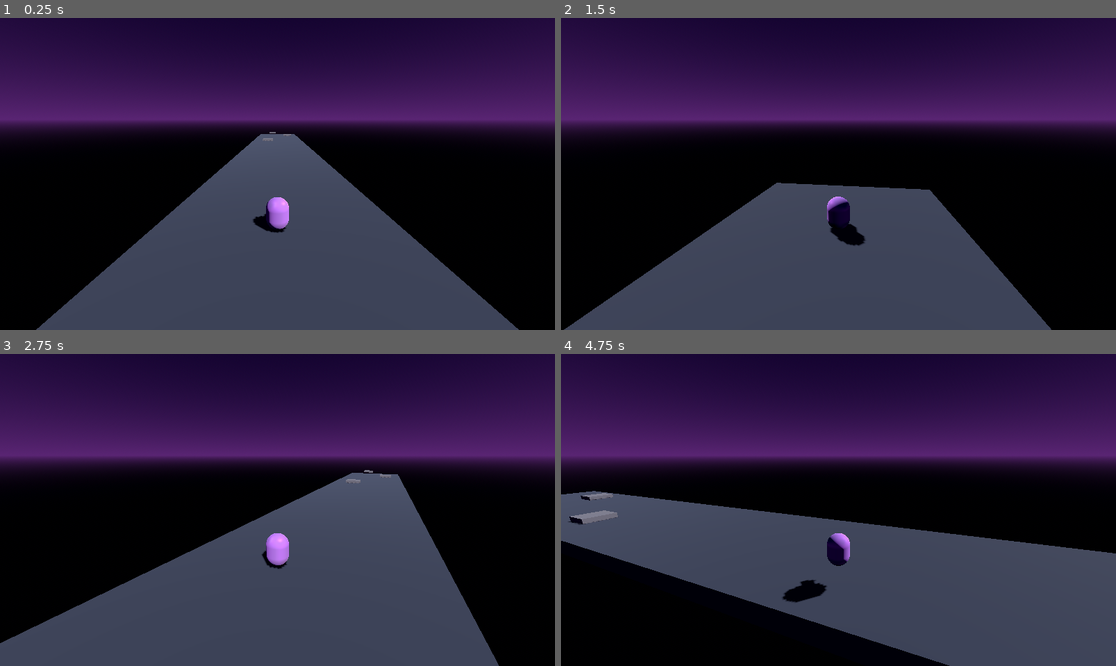
Above: before the commit, frames 1-4 (two rows, left to right).
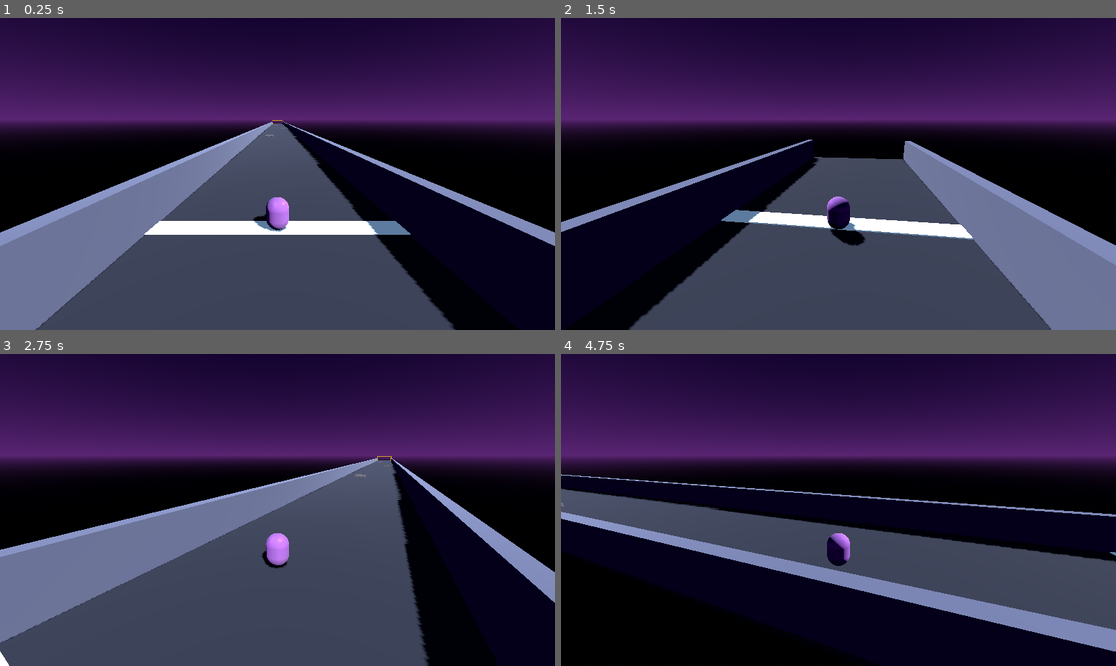
Above: after the commit, the same moments.

Repository: emilyvsemily/SpacePonies
Game: Godot game, scene res://scenes/Main.tscn
Same seed, same stepped clock (60 frames per second), same inputs: the game is played once before the commit and once after it.
Inputs:
- Up to frame 1 (0.25 s): no input
- Up to frame 2 (1.5 s): tap Enter at 0.5 s; hold D (move_right) 0.53-1.28 s; tap Space (jump) at 0.77 s; hold S (move_back) from 1.28 s (still down)
- Up to frame 3 (2.75 s): tap Space (jump) at 1.52 s; release S (move_back) at 2.03 s; hold D (move_right) from 2.03 s (still down)
- Up to frame 4 (4.75 s): release D (move_right) at 2.78 s; hold W (move_forward) 2.78-3.53 s; tap Space (jump) at 3.02, 3.77, 4.52 s; hold A (move_left) from 3.53 s (still down)

The runs differ from the first frame. In frame 1, 24% of the frame differs, in the area x 0-100%, y 32-100%; in frame 2, 24%, in the area x 0-100%, y 38-100%; in frame 3, 22%; in frame 4, 24%.

Commit message:
Make the gray-box track feel like a race
Extend the track to a proper racing distance with a start line and a
finish gate (visual arch + trigger that logs when a pony crosses it),
and add guardrail bumpers along both sides so ponies can't fall off
during playtesting.

Co-Authored-By: Claude Sonnet 5 <noreply@anthropic.com>

Diff:
--- a/scenes/Main.tscn
+++ b/scenes/Main.tscn
@@ -23,7 +23,7 @@
 [node name="TestTrack" parent="." instance=ExtResource("1_track")]
 
 [node name="Pony" parent="." instance=ExtResource("2_pony")]
-transform = Transform3D(1, 0, 0, 0, 1, 0, 0, 0, 1, 0, 1, 25)
+transform = Transform3D(1, 0, 0, 0, 1, 0, 0, 0, 1, 0, 1, 95)
 
 [node name="DirectionalLight3D" type="DirectionalLight3D" parent="."]
 transform = Transform3D(0.707, -0.5, 0.5, 0, 0.707, 0.707, -0.707, -0.5, 0.5, 0, 10, 0)
--- a/scenes/tracks/TestTrack.tscn
+++ b/scenes/tracks/TestTrack.tscn
@@ -1,10 +1,12 @@
-[gd_scene load_steps=6 format=3 uid="uid://c0track000001"]
+[gd_scene load_steps=17 format=3 uid="uid://c0track000001"]
+
+[ext_resource type="Script" path="res://scripts/finish_line.gd" id="1_finish"]
 
 [sub_resource type="BoxMesh" id="BoxMesh_floor"]
-size = Vector3(10, 1, 60)
+size = Vector3(10, 1, 220)
 
 [sub_resource type="BoxShape3D" id="BoxShape3D_floor"]
-size = Vector3(10, 1, 60)
+size = Vector3(10, 1, 220)
 
 [sub_resource type="StandardMaterial3D" id="StandardMaterial3D_floor"]
 albedo_color = Color(0.25, 0.28, 0.35, 1.0)
@@ -14,6 +16,39 @@
 
 [sub_resource type="BoxShape3D" id="BoxShape3D_bump"]
 size = Vector3(2, 0.4, 2)
+
+[sub_resource type="BoxMesh" id="BoxMesh_wall"]
+size = Vector3(0.6, 2.0, 220)
+
+[sub_resource type="BoxShape3D" id="BoxShape3D_wall"]
+size = Vector3(0.6, 2.0, 220)
+
+[sub_resource type="StandardMaterial3D" id="StandardMaterial3D_wall"]
+albedo_color = Color(0.55, 0.6, 0.7, 1.0)
+
+[sub_resource type="BoxMesh" id="BoxMesh_pillar"]
+size = Vector3(0.6, 3.0, 0.6)
+
+[sub_resource type="BoxShape3D" id="BoxShape3D_pillar"]
+size = Vector3(0.6, 3.0, 0.6)
+
+[sub_resource type="StandardMaterial3D" id="StandardMaterial3D_finish"]
+albedo_color = Color(1.0, 0.85, 0.15, 1.0)
+
+[sub_resource type="BoxMesh" id="BoxMesh_banner"]
+size = Vector3(10.6, 0.6, 0.6)
+
+[sub_resource type="BoxMesh" id="BoxMesh_startline"]
+size = Vector3(10, 0.05, 1)
+
+[sub_resource type="StandardMaterial3D" id="StandardMaterial3D_start"]
+albedo_color = Color(0.9, 0.95, 1.0, 1.0)
+emission_enabled = true
+emission = Color(0.6, 0.8, 1.0, 1.0)
+emission_energy_multiplier = 0.6
+
+[sub_resource type="BoxShape3D" id="BoxShape3D_finishTrigger"]
+size = Vector3(10, 4, 1)
 
 [node name="TestTrack" type="Node3D"]
 
@@ -26,8 +61,28 @@
 [node name="CollisionShape3D" type="CollisionShape3D" parent="Floor"]
 shape = SubResource("BoxShape3D_floor")
 
+[node name="LeftWall" type="StaticBody3D" parent="."]
+transform = Transform3D(1, 0, 0, 0, 1, 0, 0, 0, 1, -5.3, 1.5, 0)
+
+[node name="MeshInstance3D" type="MeshInstance3D" parent="LeftWall"]
+mesh = SubResource("BoxMesh_wall")
+surface_material_override/0 = SubResource("StandardMaterial3D_wall")
+
+[node name="CollisionShape3D" type="CollisionShape3D" parent="LeftWall"]
+shape = SubResource("BoxShape3D_wall")
+
+[node name="RightWall" type="StaticBody3D" parent="."]
+transform = Transform3D(1, 0, 0, 0, 1, 0, 0, 0, 1, 5.3, 1.5, 0)
+
+[node name="MeshInstance3D" type="MeshInstance3D" parent="RightWall"]
+mesh = SubResource("BoxMesh_wall")
+surface_material_override/0 = SubResource("StandardMaterial3D_wall")
+
+[node name="CollisionShape3D" type="CollisionShape3D" parent="RightWall"]
+shape = SubResource("BoxShape3D_wall")
+
 [node name="Bump1" type="StaticBody3D" parent="."]
-transform = Transform3D(1, 0, 0, 0, 1, 0, 0, 0, 1, -2, 0.7, -10)
+transform = Transform3D(1, 0, 0, 0, 1, 0, 0, 0, 1, -2, 0.7, 50)
 
 [node name="MeshInstance3D" type="MeshInstance3D" parent="Bump1"]
 mesh = SubResource("BoxMesh_bump")
@@ -36,7 +91,7 @@
 shape = SubResource("BoxShape3D_bump")
 
 [node name="Bump2" type="StaticBody3D" parent="."]
-transform = Transform3D(1, 0, 0, 0, 1, 0, 0, 0, 1, 2.5, 0.7, -22)
+transform = Transform3D(1, 0, 0, 0, 1, 0, 0, 0, 1, 2.5, 0.7, 0)
 
 [node name="MeshInstance3D" type="MeshInstance3D" parent="Bump2"]
 mesh = SubResource("BoxMesh_bump")
@@ -45,7 +100,7 @@
 shape = SubResource("BoxShape3D_bump")
 
 [node name="Bump3" type="StaticBody3D" parent="."]
-transform = Transform3D(1, 0, 0, 0, 1, 0, 0, 0, 1, -1.5, 0.7, -34)
+transform = Transform3D(1, 0, 0, 0, 1, 0, 0, 0, 1, -1.5, 0.7, -50)
 
 [node name="MeshInstance3D" type="MeshInstance3D" parent="Bump3"]
 mesh = SubResource("BoxMesh_bump")
@@ -53,5 +108,42 @@
 [node name="CollisionShape3D" type="CollisionShape3D" parent="Bump3"]
 shape = SubResource("BoxShape3D_bump")
 
-[node name="FinishLine" type="Node3D" parent="."]
-transform = Transform3D(1, 0, 0, 0, 1, 0, 0, 0, 1, 0, 0.5, -28)
+[node name="StartLine" type="MeshInstance3D" parent="."]
+transform = Transform3D(1, 0, 0, 0, 1, 0, 0, 0, 1, 0, 0.53, 95)
+mesh = SubResource("BoxMesh_startline")
+surface_material_override/0 = SubResource("StandardMaterial3D_start")
+
+[node name="FinishGate" type="Node3D" parent="."]
+transform = Transform3D(1, 0, 0, 0, 1, 0, 0, 0, 1, 0, 0, -100)
+
+[node name="LeftPillar" type="StaticBody3D" parent="FinishGate"]
+transform = Transform3D(1, 0, 0, 0, 1, 0, 0, 0, 1, -5, 2.0, 0)
+
+[node name="MeshInstance3D" type="MeshInstance3D" parent="FinishGate/LeftPillar"]
+mesh = SubResource("BoxMesh_pillar")
+surface_material_override/0 = SubResource("StandardMaterial3D_finish")
+
+[node name="CollisionShape3D" type="CollisionShape3D" parent="FinishGate/LeftPillar"]
+shape = SubResource("BoxShape3D_pillar")
+
+[node name="RightPillar" type="StaticBody3D" parent="FinishGate"]
+transform = Transform3D(1, 0, 0, 0, 1, 0, 0, 0, 1, 5, 2.0, 0)
+
+[node name="MeshInstance3D" type="MeshInstance3D" parent="FinishGate/RightPillar"]
+mesh = SubResource("BoxMesh_pillar")
+surface_material_override/0 = SubResource("StandardMaterial3D_finish")
+
+[node name="CollisionShape3D" type="CollisionShape3D" parent="FinishGate/RightPillar"]
+shape = SubResource("BoxShape3D_pillar")
+
+[node name="Banner" type="MeshInstance3D" parent="FinishGate"]
+transform = Transform3D(1, 0, 0, 0, 1, 0, 0, 0, 1, 0, 3.8, 0)
+mesh = SubResource("BoxMesh_banner")
+surface_material_override/0 = SubResource("StandardMaterial3D_finish")
+
+[node name="FinishTrigger" type="Area3D" parent="FinishGate"]
+transform = Transform3D(1, 0, 0, 0, 1, 0, 0, 0, 1, 0, 2.0, 0)
+script = ExtResource("1_finish")
+
+[node name="CollisionShape3D" type="CollisionShape3D" parent="FinishGate/FinishTrigger"]
+shape = SubResource("BoxShape3D_finishTrigger")
--- /dev/null
+++ b/scripts/finish_line.gd
@@ -0,0 +1,11 @@
+extends Area3D
+
+## Gray-box finish trigger. Prints to the console for now — a proper
+## race-complete UI/state comes with the M2 core race loop.
+
+func _ready() -> void:
+	body_entered.connect(_on_body_entered)
+
+func _on_body_entered(body: Node3D) -> void:
+	if body.is_in_group("ponies"):
+		print("%s crossed the finish line!" % body.name)
